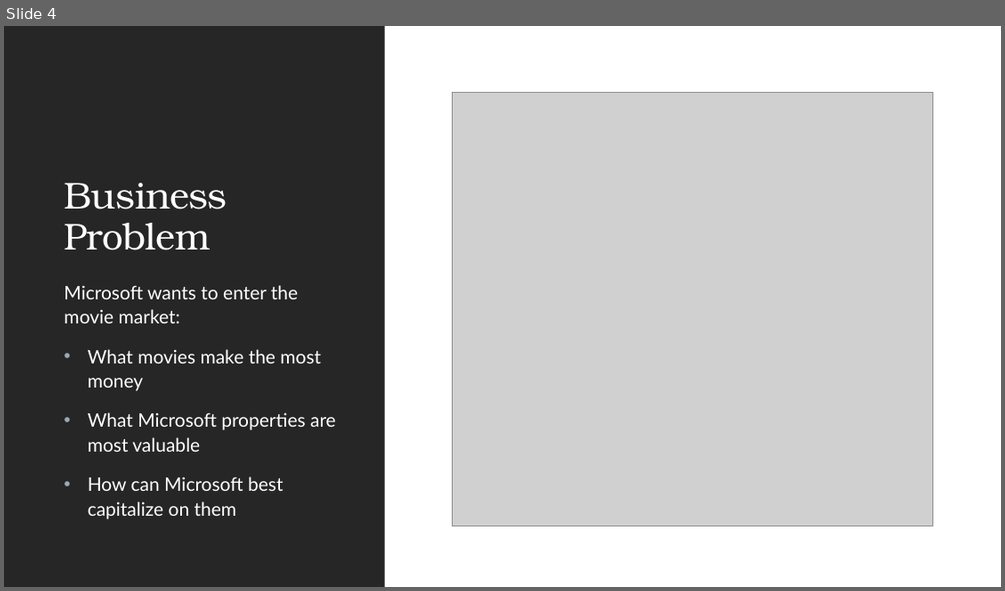
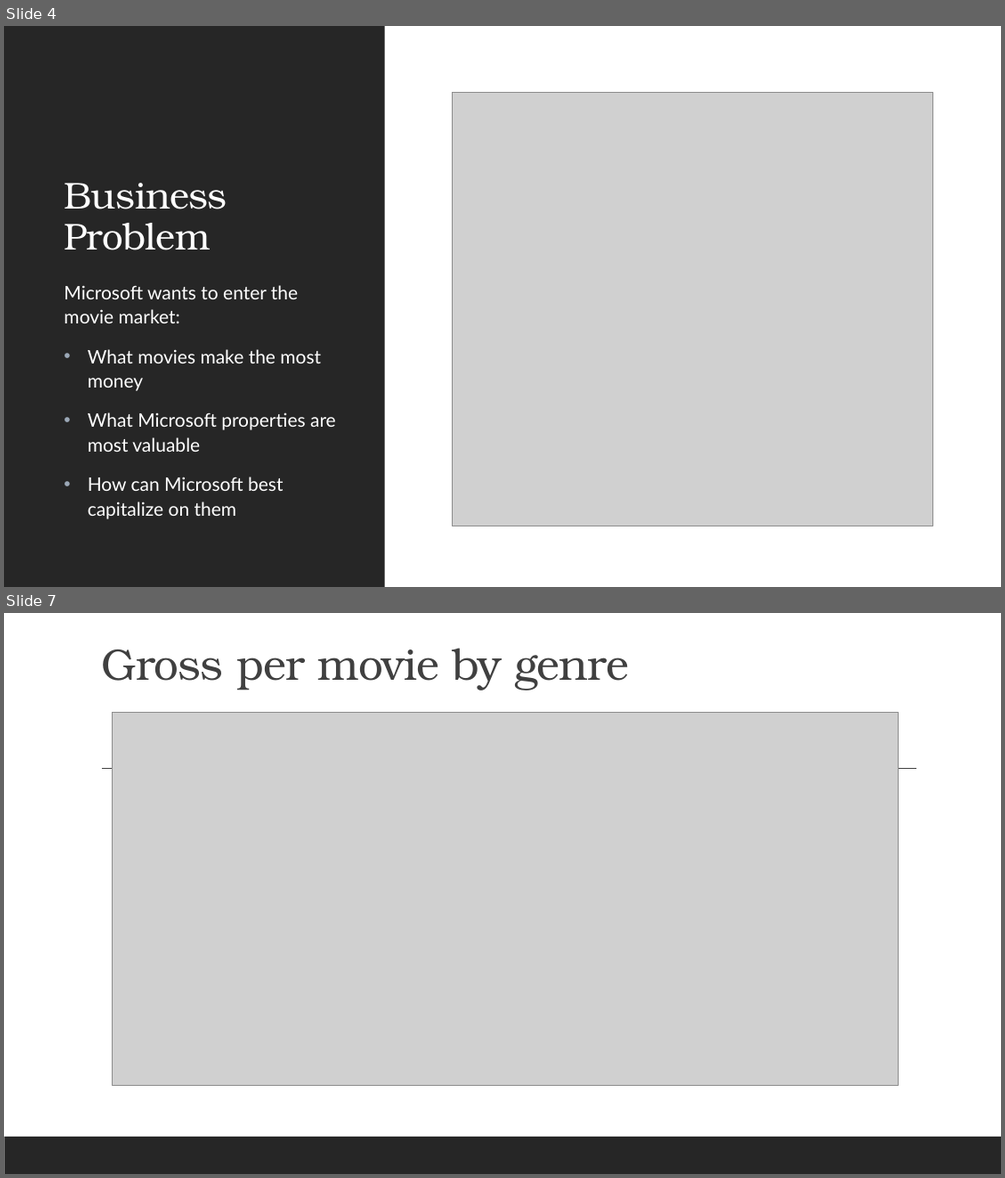
Before and after one commit to djournic/Movie_data_analysis_1, a slide deck: Microsoft Movie Analysis.pptx. Shown one above the other, each under a label of ours: slide 4 before the commit, slides 4 and 7 after it; the slides between them are not shown. The pictures are 1005x591 and 1005x1178 pixels, drawn with LibreOffice and Linux fonts; fonts in the diff are those of the drawing; grey boxes stand for pictures. Boxes give left, top, right and bottom in pixels: in the first picture for what was removed or moved away, otherwise in the second. Text is boxed around its words. In the diff, an @@ line names an element or a change of style, - is before the commit and + after.

```diff
--- a/Microsoft Movie Analysis.pptx
+++ b/Microsoft Movie Analysis.pptx
@@ slide 7 added at [4, 613, 1001, 1174], background #FFFFFF @@
@@ title added at [101, 648, 630, 690], 42.3 pt, text #404040 @@
+Gross per movie by genre
@@ picture added at [113, 713, 898, 1085] @@
@@ line added from (102, 769) to (917, 769), #404040 1 pt @@
@@ rectangle added at [4, 1136, 1001, 1174], fill #262626 @@
```
Also in this commit, not shown: 5 slides changed.
